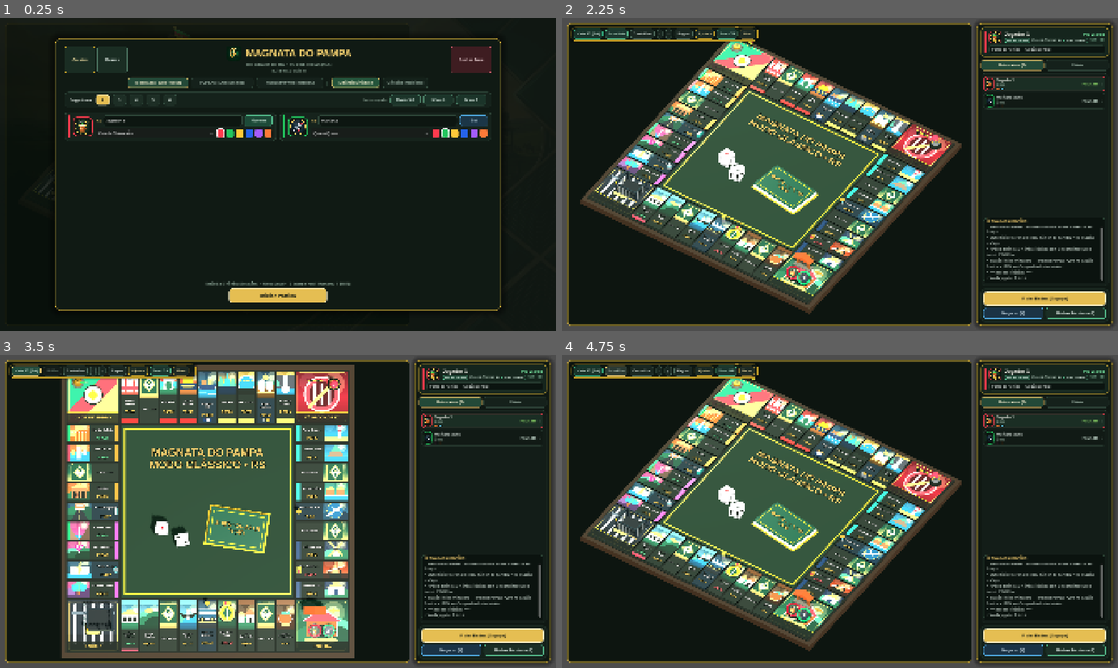
Above: before the commit, frames 1-4 (two rows, left to right).
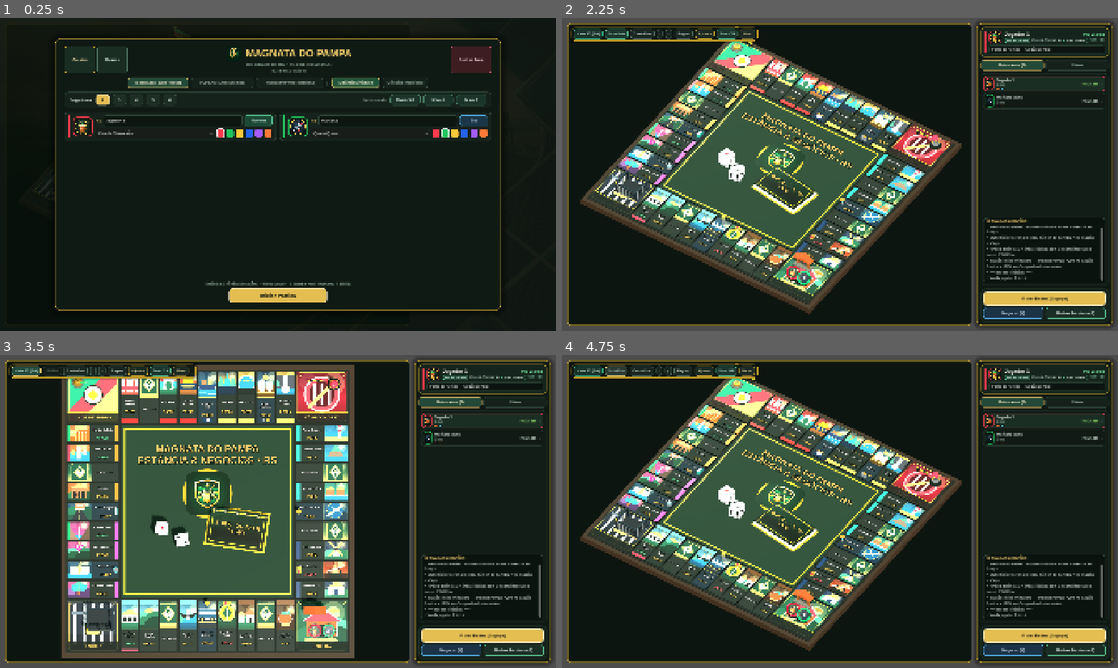
Above: after the commit, the same moments.

Repository: rzanca/MagnataDoPampa
Game: Godot game, scene res://main.tscn
Two runs of this game, one before a commit and one after it. Both use one fixed random seed, a clock stepped at 60 frames per second and the inputs below.
Inputs:
- Up to frame 1 (0.25 s): no input
- Up to frame 2 (2.25 s): click "Modo Local (Solo / Mesa)" at 0.5 s; click "Modo Local (Solo / Mesa)" at 1.25 s; click "Iniciar Partida" at 2 s
- Up to frame 3 (3.5 s): click "Vista 3D [Tab]" at 2.75 s
- Up to frame 4 (4.75 s): click "Vista 2D [Tab]" at 3.5 s; click "Foco Auto" at 4.25 s

The runs differ from the first frame. In frame 2, 2.0% of the frame differs, in the area x 9-70%, y 7-89%; in frame 3, 2.9%, in the area x 12-63%, y 5-92%; in frame 4, 2.0%.

Commit message:
art(brand): centro do tabuleiro com brasao, 40 artes dos lotes e fundo Sorte ou Azar (LOTE-15)

Diff:
--- a/docs/BACKLOG.json
+++ b/docs/BACKLOG.json
@@ -132,14 +132,14 @@
       "id": "LOTE-15",
       "title": "Branding no centro do tabuleiro, 40 artes dos lotes e fundo da carta Sorte ou Azar",
       "owner_agent": "03_engenheiro_ui_hibrida.md",
-      "status": "in_progress",
+      "status": "done",
       "notes": "Gerar fundo temático de carta, renovar centro do tabuleiro 3D com brasão oficial e atualizar as 40 ilustrações dos lotes em tools/generate_tile_art.gd."
     },
     {
       "id": "LOTE-16",
       "title": "Assets 3D autorais (.glb) via Blender 5.3 headless (peões, construções, dados e enfeites)",
       "owner_agent": "01_arquiteto_hibrido.md",
-      "status": "pending",
+      "status": "in_progress",
       "notes": "Gerar modelos modulares .glb via Blender headless em assets/models/ e integrar no Board3D.gd com fallback seguro."
     },
     {
--- a/entities/Board3D.gd
+++ b/entities/Board3D.gd
@@ -604,17 +604,45 @@
 
 	# Título central harmonizado no espaço superior do feltro
 	var center_title: Label3D = Label3D.new()
-	center_title.text = "MAGNATA DO PAMPA\nMODO CLÁSSICO • RS"
+	center_title.text = "MAGNATA DO PAMPA\nESTÂNCIA & NEGÓCIOS • RS"
 	if _bold_font != null:
 		center_title.font = _bold_font
-	center_title.font_size = 54
-	center_title.pixel_size = 0.0102
+	center_title.font_size = 52
+	center_title.pixel_size = 0.0098
 	center_title.modulate = Color("#F5D06F")
 	center_title.outline_modulate = Color("#09110D")
 	center_title.outline_size = 7
-	center_title.position = Vector3(0.0, 0.088, -2.72)
+	center_title.position = Vector3(0.0, 0.088, -2.92)
 	center_title.rotation_degrees = Vector3(-90.0, 0.0, 0.0)
 	_board_root.add_child(center_title)
+
+	# Brasão oficial central em medalhão embutido sobre o feltro
+	if ResourceLoader.exists("res://assets/brand/magnata_emblem.png"):
+		var emblem_tex: Texture2D = load("res://assets/brand/magnata_emblem.png") as Texture2D
+		if emblem_tex != null:
+			var rim_mesh: MeshInstance3D = MeshInstance3D.new()
+			var rim_cyl: CylinderMesh = CylinderMesh.new()
+			rim_cyl.top_radius = 1.24
+			rim_cyl.bottom_radius = 1.28
+			rim_cyl.height = 0.022
+			rim_cyl.radial_segments = 36
+			rim_mesh.mesh = rim_cyl
+			rim_mesh.position = Vector3(0.0, 0.078, -0.92)
+			rim_mesh.material_override = _make_material(Color("#D4AF37"), 0.32, 0.55)
+			_board_root.add_child(rim_mesh)
+
+			var disc_mesh: MeshInstance3D = MeshInstance3D.new()
+			var disc_plane: PlaneMesh = PlaneMesh.new()
+			disc_plane.size = Vector2(2.22, 2.22)
+			disc_mesh.mesh = disc_plane
+			disc_mesh.position = Vector3(0.0, 0.092, -0.92)
+			var emb_mat: StandardMaterial3D = StandardMaterial3D.new()
+			emb_mat.albedo_texture = emblem_tex
+			emb_mat.transparency = BaseMaterial3D.TRANSPARENCY_ALPHA
+			emb_mat.roughness = 0.42
+			emb_mat.metallic = 0.08
+			disc_mesh.material_override = emb_mat
+			_board_root.add_child(disc_mesh)
 
 	# 40 casas orientadas a dados
 	for i: int in range(tiles.size()):
@@ -2448,6 +2476,11 @@
 	_deck_root.add_child(pad)
 
 	var card_back_mat: StandardMaterial3D = _make_material(Color("#1A4737"), 0.44, 0.14)
+	if ResourceLoader.exists("res://assets/brand/chance_card_bg.jpg"):
+		var bg_tex: Texture2D = load("res://assets/brand/chance_card_bg.jpg") as Texture2D
+		if bg_tex != null:
+			card_back_mat.albedo_texture = bg_tex
+			card_back_mat.albedo_color = Color(1.0, 1.0, 1.0, 1.0)
 	var card_edge_mat: StandardMaterial3D = _make_material(Color("#F4EFE4"), 0.65, 0.0)
 	var stack_layers: int = 7
 	for layer_i: int in range(stack_layers):
--- a/tools/generate_tile_art.gd
+++ b/tools/generate_tile_art.gd
@@ -1,17 +1,8 @@
-@tool
-extends EditorScript
+extends RefCounted
 
 const IMG_SIZE: int = 256
 const OUTPUT_DIR: String = "res://assets/tiles"
 const BOARD_DATA_PATH: String = "res://data/board_data.json"
-
-func _run() -> void:
-	var count: int = generate_all_tiles()
-	print("[TileArtGenerator] %d cenários temáticos full-bleed gerados em %s." % [count, OUTPUT_DIR])
-	if Engine.is_editor_hint():
-		var fs: EditorFileSystem = EditorInterface.get_resource_filesystem()
-		if fs != null:
-			fs.scan()
 
 func generate_all_tiles() -> int:
 	var file: FileAccess = FileAccess.open(BOARD_DATA_PATH, FileAccess.READ)
@@ -76,12 +67,18 @@
 	# Composição cenográfica completa de ponta a ponta
 	_draw_motif(img, art_id, accent)
 
-	# Vinheta inferior sutil para fundir harmoniosamente com o rodapé escuro da casa 3D
-	_draw_bottom_scrim(img, Color("#0E1512"), 56)
-
-	# Apenas nos 4 cantos especiais, aplica um filete dourado interno sutil (sem caixa grossa)
-	if art_id == "tile_galpao_central" or art_id == "tile_xadrez" or art_id == "tile_feriadao_20_setembro" or art_id == "tile_va_para_xadrez":
-		_draw_rounded_border(img, 7.0, 7.0, 242.0, 242.0, 12.0, 3.0, Color(0.92, 0.76, 0.36, 0.78))
+	# Vinheta inferior e superior sutil para harmonizar com a moldura do tabuleiro 3D
+	_draw_bottom_scrim(img, Color("#0C1611"), 62)
+
+	# Identidade visual moderna do Pampa: moldura esmeralda escura + filete dourado unificado
+	_draw_rounded_border(img, 3.0, 3.0, 250.0, 250.0, 14.0, 3.5, Color(0.06, 0.11, 0.08, 0.82))
+	var is_corner_tile: bool = (art_id == "tile_galpao_central" or art_id == "tile_xadrez" or art_id == "tile_feriadao_20_setembro" or art_id == "tile_va_para_xadrez")
+	var gold_alpha: float = 0.88 if (is_corner_tile or tile_type == "COMPANY" or tile_type == "CHANCE") else 0.54
+	_draw_rounded_border(img, 7.0, 7.0, 242.0, 242.0, 12.0, 2.2 if not is_corner_tile else 3.0, Color(0.88, 0.73, 0.30, gold_alpha))
+	if is_corner_tile or tile_type == "CHANCE":
+		var gem_col: Color = Color(0.95, 0.80, 0.38, 0.85)
+		_draw_diamond_aa(img, 20.0, 20.0, 5.0, 5.0, gem_col)
+		_draw_diamond_aa(img, 236.0, 20.0, 5.0, 5.0, gem_col)
 
 	return img
 
--- a/ui/GameHUD.gd
+++ b/ui/GameHUD.gd
@@ -2966,13 +2966,36 @@
 	_chance_player_label.add_theme_font_size_override("font_size", _fs(13.0))
 	_chance_player_label.add_theme_color_override("font_color", Color("#223026"))
 	b_vbox.add_child(_chance_player_label)
+	_enable_modal_drag(_chance_card, banner, _chance_overlay)
+
+	var body_panel: PanelContainer = PanelContainer.new()
+	var bp_style: StyleBoxFlat = StyleBoxFlat.new()
+	bp_style.bg_color = Color("#0D1913")
+	bp_style.corner_radius_bottom_left = 16
+	bp_style.corner_radius_bottom_right = 16
+	body_panel.add_theme_stylebox_override("panel", bp_style)
+	body_panel.clip_children = CanvasItem.CLIP_CHILDREN_AND_DRAW
+	card_vbox.add_child(body_panel)
+
+	if ResourceLoader.exists("res://assets/brand/chance_card_bg.jpg"):
+		var bg_tex: Texture2D = load("res://assets/brand/chance_card_bg.jpg") as Texture2D
+		if bg_tex != null:
+			var bg_rect: TextureRect = TextureRect.new()
+			bg_rect.texture = bg_tex
+			bg_rect.expand_mode = TextureRect.EXPAND_IGNORE_SIZE
+			bg_rect.stretch_mode = TextureRect.STRETCH_KEEP_ASPECT_COVERED
+			bg_rect.size_flags_horizontal = Control.SIZE_EXPAND_FILL
+			bg_rect.size_flags_vertical = Control.SIZE_EXPAND_FILL
+			bg_rect.modulate = Color(0.92, 0.96, 0.92, 0.72)
+			bg_rect.mouse_filter = Control.MOUSE_FILTER_IGNORE
+			body_panel.add_child(bg_rect)
 
 	var body_margin: MarginContainer = MarginContainer.new()
 	body_margin.add_theme_constant_override("margin_left", 26)
 	body_margin.add_theme_constant_override("margin_right", 26)
 	body_margin.add_theme_constant_override("margin_top", 22)
 	body_margin.add_theme_constant_override("margin_bottom", 22)
-	card_vbox.add_child(body_margin)
+	body_panel.add_child(body_margin)
 
 	var body_vbox: VBoxContainer = VBoxContainer.new()
 	body_vbox.add_theme_constant_override("separation", 14)
@@ -3001,7 +3024,8 @@
 	_chance_effect_badge.add_child(_chance_effect_label)
 
 	var text_frame: PanelContainer = PanelContainer.new()
-	var tf_style: StyleBoxFlat = _make_panel_style("#0B1410", "#354F40", 12, 1)
+	var tf_style: StyleBoxFlat = _make_panel_style("#0B1410", "#C9A227", 12, 1)
+	tf_style.bg_color = Color(0.035, 0.070, 0.052, 0.82)
 	tf_style.content_margin_left = 18.0
 	tf_style.content_margin_right = 18.0
 	tf_style.content_margin_top = 18.0
Binary file added: assets/brand/chance_card_bg.jpg
Not shown, added: assets/brand/chance_card_bg.jpg.import
Binary file changed: assets/tiles/comp_aeroporto_salgado_filho.png
Binary file changed: assets/tiles/comp_cooperativa_agricola.png
Binary file changed: assets/tiles/comp_estaleiro_rio_grande.png
Binary file changed: assets/tiles/comp_expresso_minuano.png
Binary file changed: assets/tiles/comp_usina_jacui.png
Binary file changed: assets/tiles/comp_viacao_fandangueira.png
Binary file changed: assets/tiles/prop_avenida_borges.png
Binary file changed: assets/tiles/prop_beco_do_chimarrao.png
Binary file changed: assets/tiles/prop_cais_embarcadero.png
Binary file changed: assets/tiles/prop_canion_itaimbezinho.png
(and 25 more such lines)
